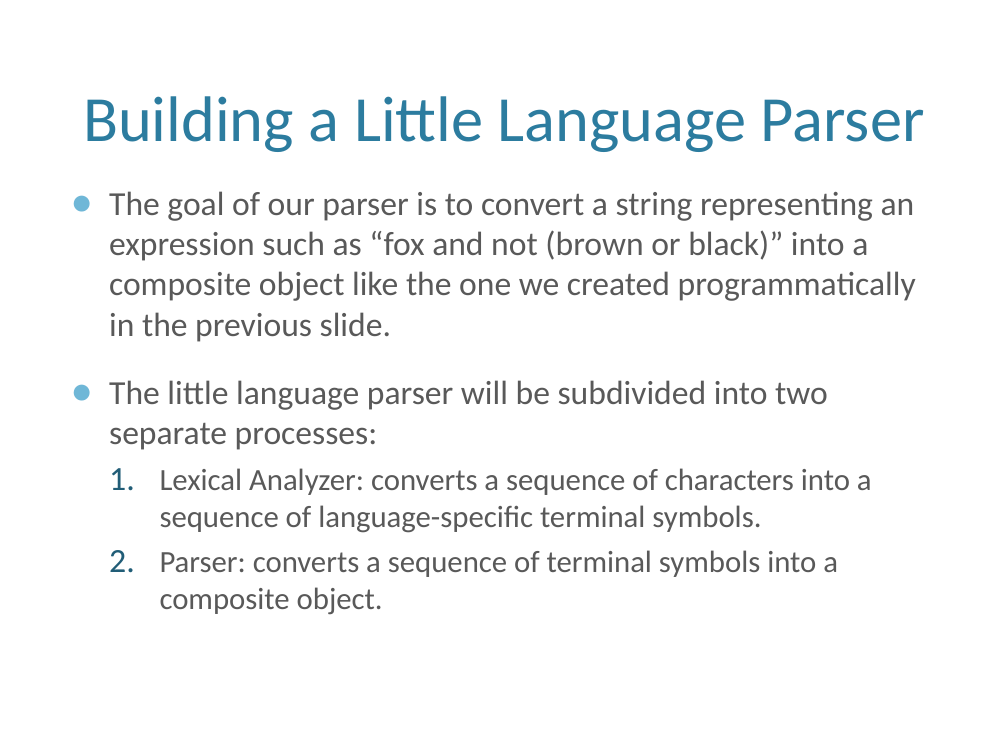
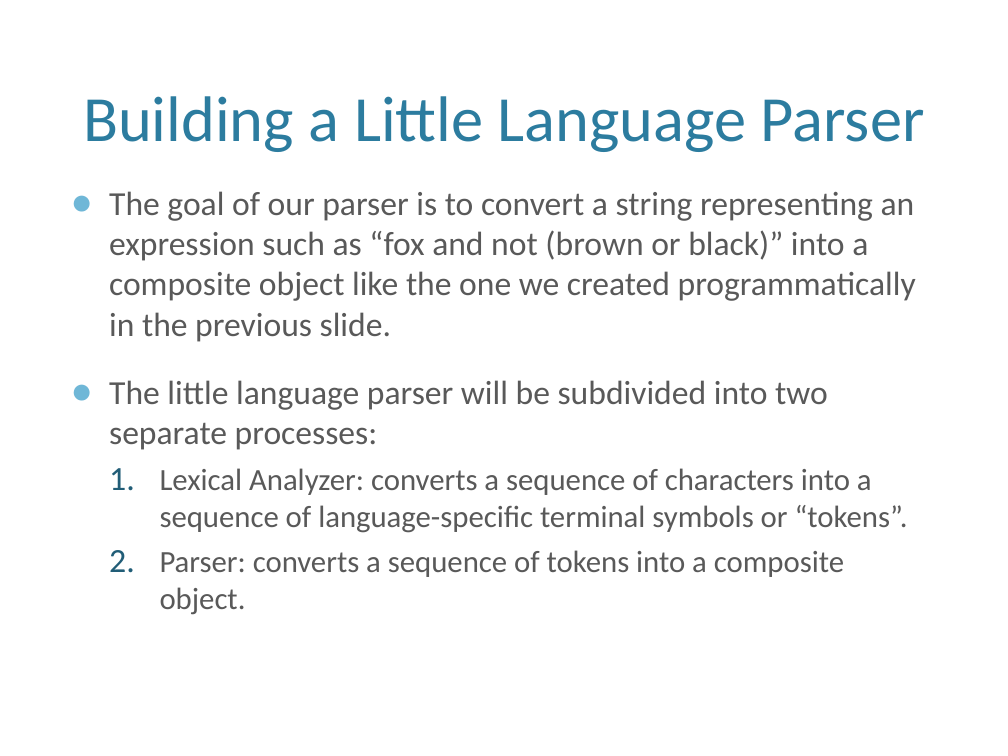
Before and after one commit to cpdevoto/design-patterns, a slide deck: slide 8 of string-search/little-language.pptx. Drawn at 1008x756 pixels with LibreOffice and Linux fonts; fonts in the diff are those of the drawing; background and template pictures are left out. Boxes give left, top, right and bottom in pixels: in the first picture for what was removed or moved away, otherwise in the second. Text is boxed around its words. In the diff, an @@ line names an element or a change of style, - is before the commit and + after.

Commit message:
string-search little language

```diff
--- a/string-search/little-language.pptx
+++ b/string-search/little-language.pptx
@@ text at <box>160,468,908,615</box>: text changed @@
-  1. Lexical Analyzer: converts a sequence of characters into a sequence of language-specific terminal symbols.
-  2. Parser: converts a sequence of terminal symbols into a composite object.
+  1. Lexical Analyzer: converts a sequence of characters into a sequence of language-specific terminal symbols or “tokens”.
+  2. Parser: converts a sequence of tokens into a composite object.
```
Also in this commit, not shown: 4 other slides changed, 1 other file.
